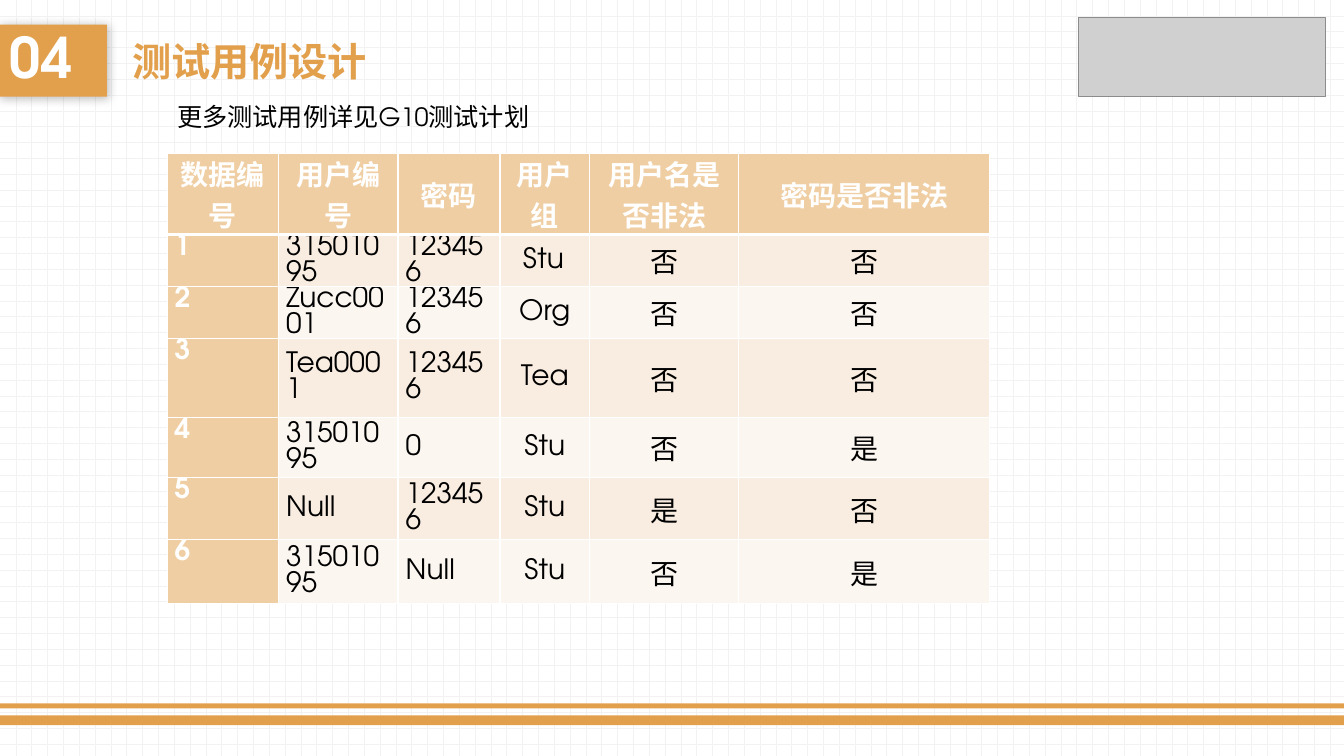
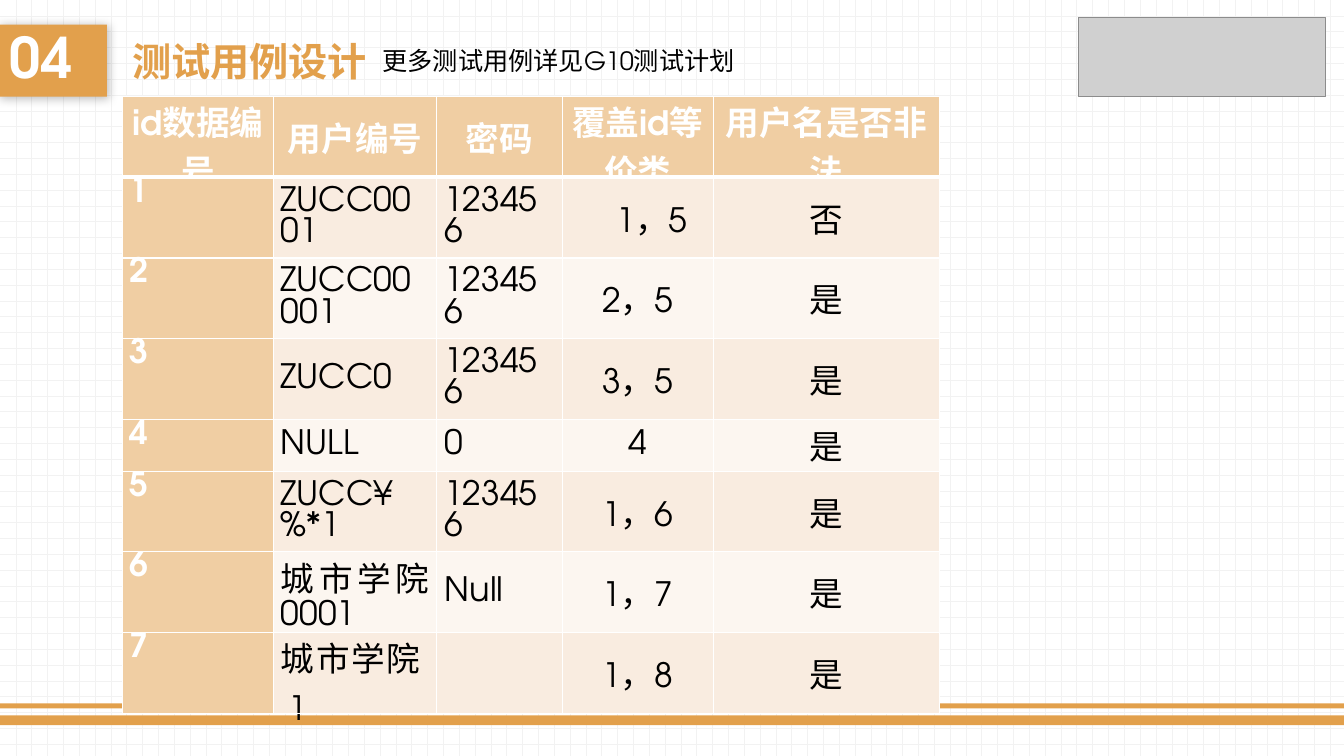
Before and after one commit to liuk5546/campaigo, a slide deck: slide 23 of doc/实现阶段/SE-2017秋-G10-实现阶段PPT最新.pptx (slide 20 before the commit). Drawn at 1344x756 pixels with LibreOffice and Linux fonts; fonts in the diff are those of the drawing; grey boxes stand for pictures. Boxes give left, top, right and bottom in pixels: in the first picture for what was removed or moved away, otherwise in the second. Text is boxed around its words. In the diff, an @@ line names an element or a change of style, - is before the commit and + after.

```diff
--- a/doc/实现阶段/SE-2017秋-G10-实现阶段PPT最新.pptx
+++ b/doc/实现阶段/SE-2017秋-G10-实现阶段PPT最新.pptx
@@ text "更多测试用例详见G10测试计划": place and size @@
-text "更多测试用例详见G10测试计划" at [177, 105, 529, 128]
+text "更多测试用例详见G10测试计划" at [382, 49, 734, 72]
@@ table at [122, 97, 941, 729] @@
-数据编号 | 用户编号 | 密码 | 用户组 | 用户名是否非法 | 密码是否非法
-1 | 31501095 | 123456 | Stu | 否 | 否
-2 | Zucc0001 | 123456 | Org | 否 | 否
-3 | Tea0001 | 123456 | Tea | 否 | 否
-4 | 31501095 | 0 | Stu | 否 | 是
-5 | Null | 123456 | Stu | 是 | 否
-6 | 31501095 | Null | Stu | 否 | 是
+id数据编号 | 用户编号 | 密码 | 覆盖id等价类 | 用户名是否非法
+1 | ZUCC0001 | 123456 | 1，5 | 否
+2 | ZUCC00001 | 123456 | 2，5 | 是
+3 | ZUCC0 | 123456 | 3，5 | 是
+4 | NULL | 0 | 4 | 是
+5 | ZUCC¥%*1 | 123456 | 1，6 | 是
+6 | 城市学院0001 | Null | 1，7 | 是
+7 | 城市学院 1 |  | 1，8 | 是
@@ table: place and size @@
-table at [167, 153, 990, 635]
+table at [122, 97, 941, 729]
```
Also in this commit, not shown: 5 other slides changed, 4 slides added, 5 other files.
